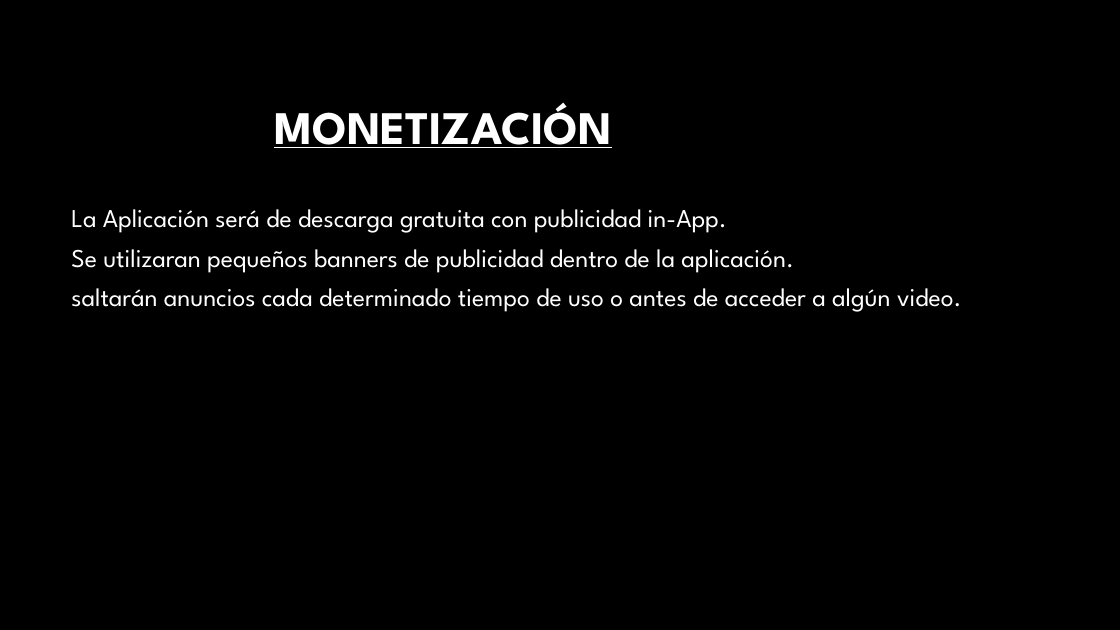
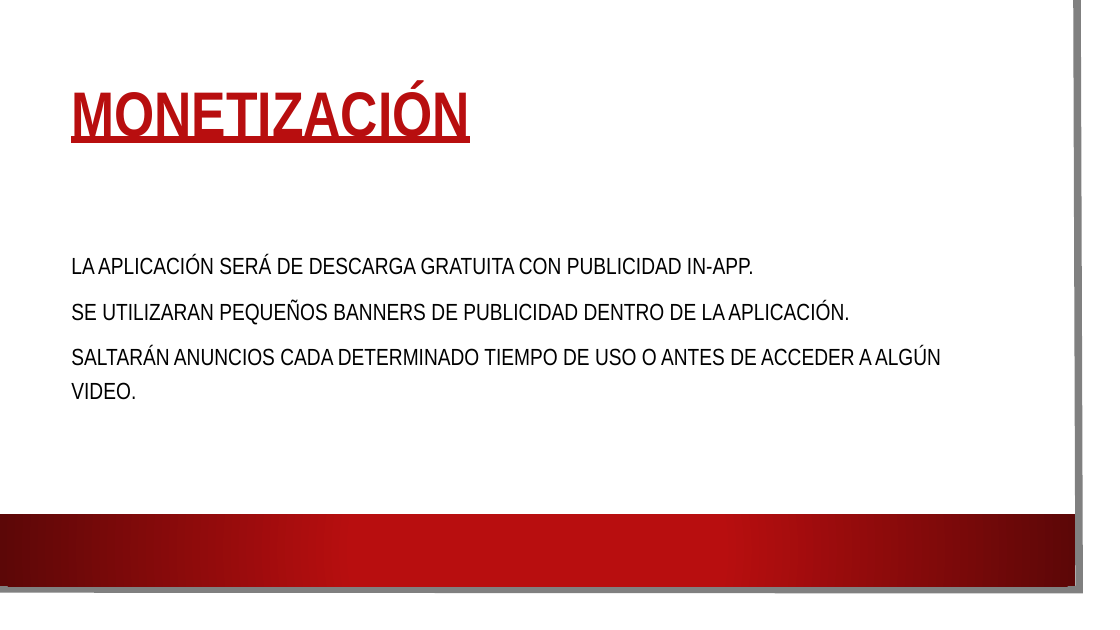
Before and after one commit to Bector/EPE2, a slide deck: slide 3 of NEflih.pptx. Drawn at 1120x630 pixels with LibreOffice and Linux fonts; fonts in the diff are those of the drawing; background and template pictures are left out. Boxes give left, top, right and bottom in pixels: in the first picture for what was removed or moved away, otherwise in the second. Text is boxed around its words. In the diff, an @@ line names an element or a change of style, - is before the commit and + after.

```diff
--- a/NEflih.pptx
+++ b/NEflih.pptx
@@ background #000000 to picture (left out) @@
@@ rectangle added at (0,0,1101,611), fill #FFFFFF @@
@@ freeform shape added at (0,0,1080,590), outline #808080 6.5 pt @@
@@ title "MONETIZACIÓN": place and size @@
-title "MONETIZACIÓN" at (274,102,612,148)
+title "MONETIZACIÓN" at (71,85,469,143)
@@ title "MONETIZACIÓN" at (71,85,469,143): size 40 to 54 pt, font League Spartan to Arial Narrow, text colour #FFFFFF to #B80E0F @@
@@ text "LA APLICACIÓN SERÁ DE DESCARGA ..." at (71,255,941,400): vertical alignment top to middle @@
@@ text at (71,255,941,400): text changed; size 22 to 20 pt; font League Spartan to Arial Narrow; text colour #FFFFFF to #000000 @@
-La Aplicación será de descarga gratuita con publicidad in-App.
-Se utilizaran pequeños banners de publicidad dentro de la aplicación.
-saltarán anuncios cada determinado tiempo de uso o antes de acceder a algún video.
+LA APLICACIÓN SERÁ DE DESCARGA GRATUITA CON PUBLICIDAD IN-APP.
+SE UTILIZARAN PEQUEÑOS BANNERS DE PUBLICIDAD DENTRO DE LA APLICACIÓN.
+SALTARÁN ANUNCIOS CADA DETERMINADO TIEMPO DE USO O ANTES DE ACCEDER A ALGÚN VIDEO.
@@ rectangle added at (0,514,1075,586), fill gradient #B80E0F to #5C0707 @@
```
Also in this commit, not shown: 4 other slides changed.
